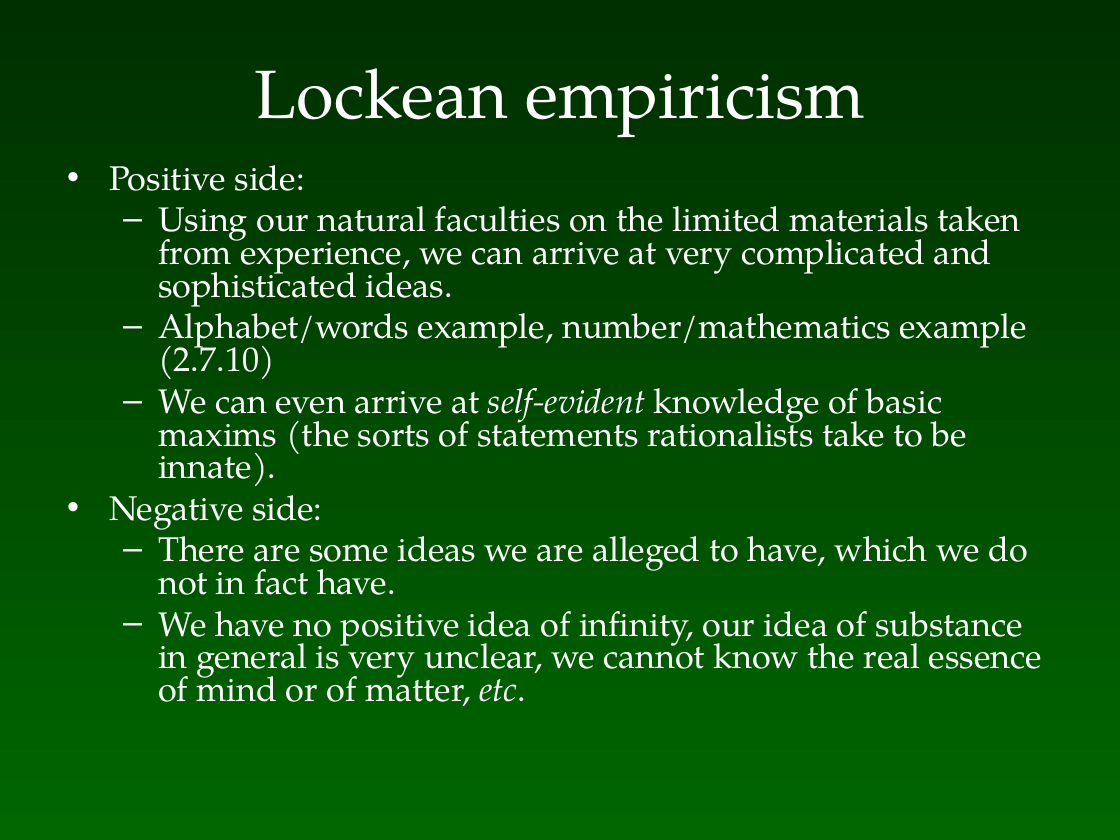
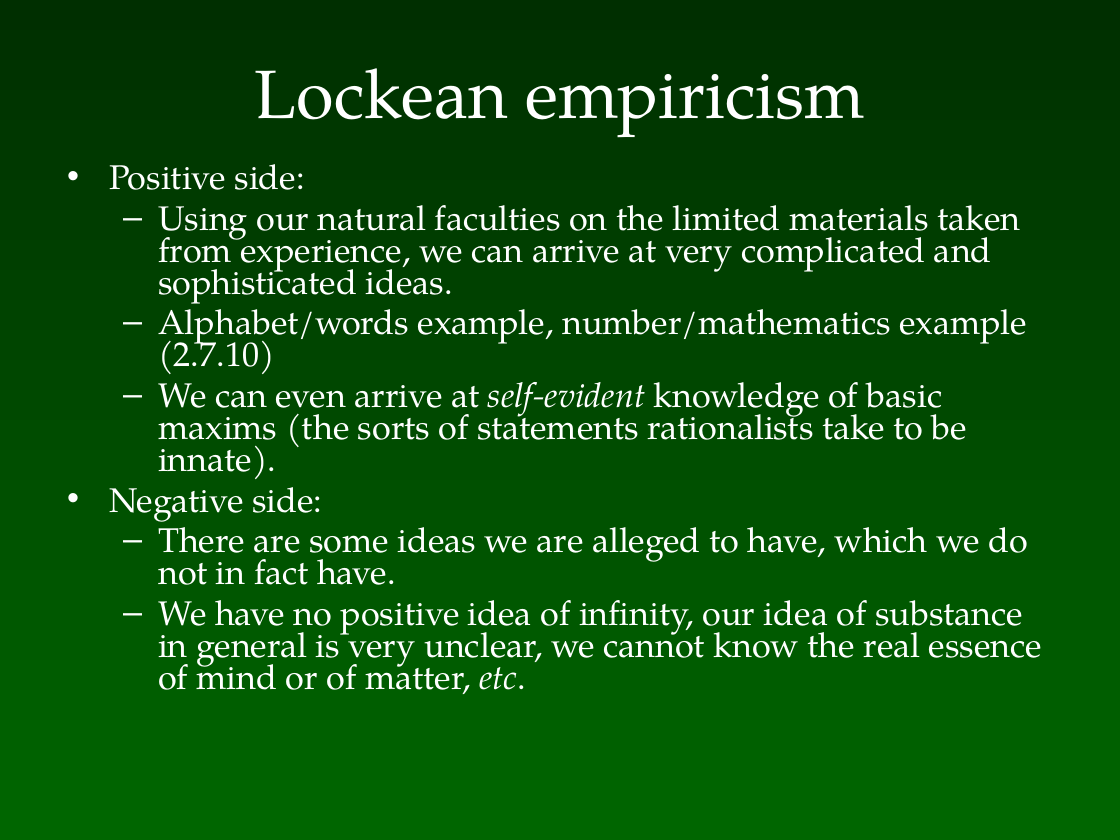
Before and after one commit to colemitchell/colemitchell.github.io, a slide deck: slide 17 of PHIL2220/Locke.ppt. Drawn at 1120x840 pixels with LibreOffice and Linux fonts; fonts in the diff are those of the drawing. Boxes give left, top, right and bottom in pixels: in the first picture for what was removed or moved away, otherwise in the second. Text is boxed around its words. In the diff, an @@ line names an element or a change of style, - is before the commit and + after.

```diff
--- a/PHIL2220/Locke.ppt
+++ b/PHIL2220/Locke.ppt
@@ text "Positive side:" at (109,164,1042,694): line spacing 0.8 to 0.78 @@
```
Also in this commit, not shown: 1 other slide changed, 9 other files.
